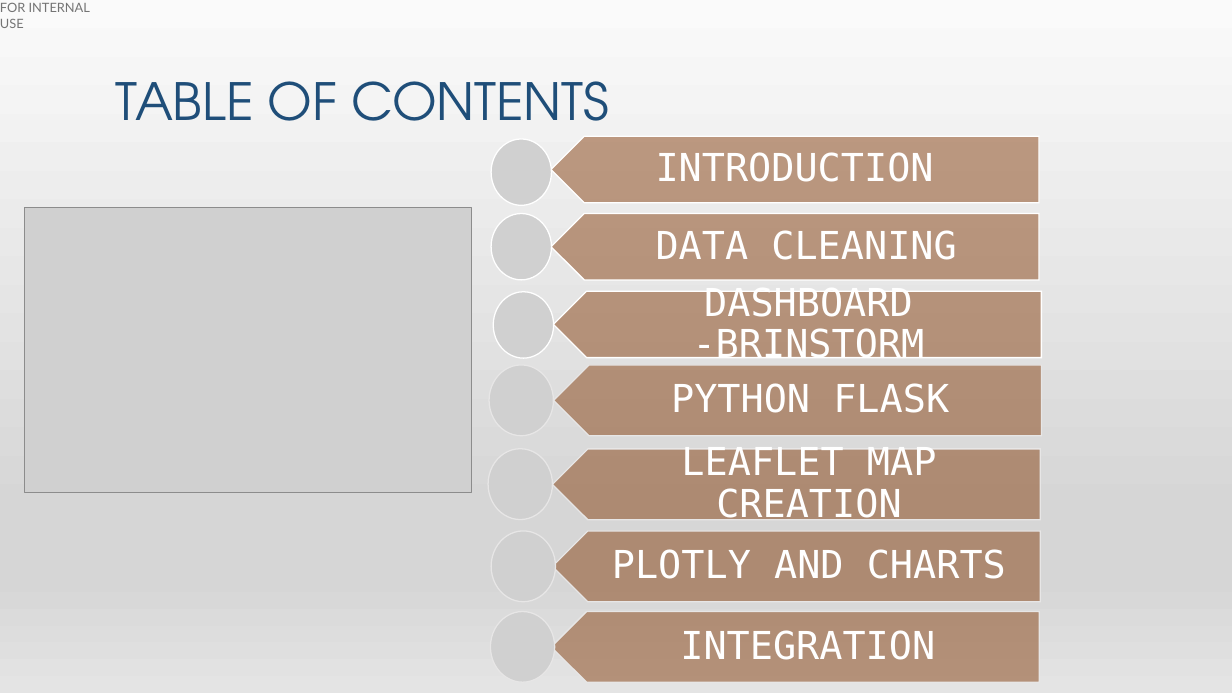
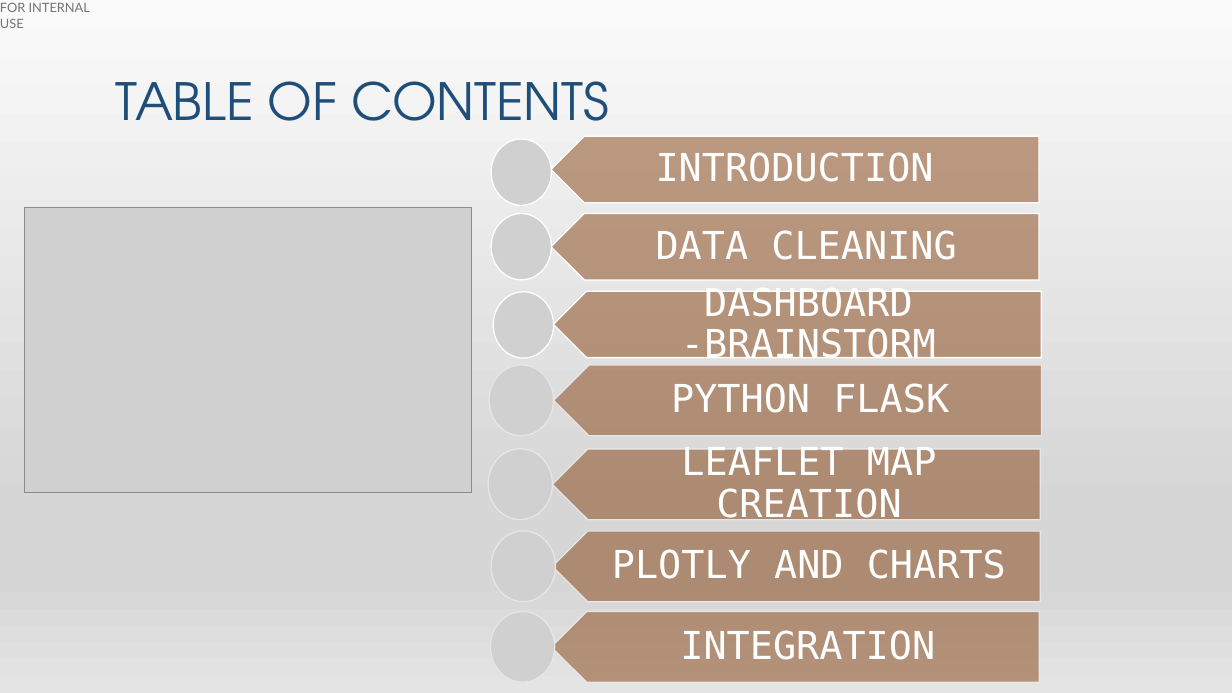
Before and after one commit to SNNandhini/Project-3-World_Happiness, a slide deck: slide 2 of World_happiness_presentation.pptx. Drawn at 1232x693 pixels with LibreOffice and Linux fonts; fonts in the diff are those of the drawing; grey boxes stand for pictures. Boxes give left, top, right and bottom in pixels: in the first picture for what was removed or moved away, otherwise in the second. Text is boxed around its words. In the diff, an @@ line names an element or a change of style, - is before the commit and + after.

```diff
--- a/World_happiness_presentation.pptx
+++ b/World_happiness_presentation.pptx
@@ text at [681, 284, 936, 366]: text changed @@
-DASHBOARD -BRINSTORM
+DASHBOARD -BRAINSTORM
```
Also in this commit, not shown: 3 other slides changed, 1 other file.
